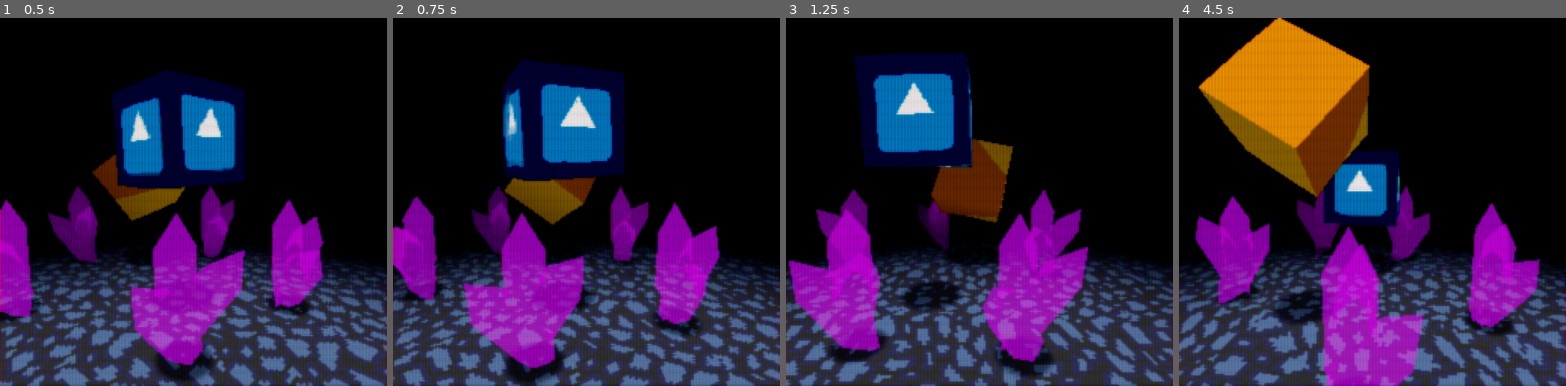
Above: before the commit, frames 1-4 (left to right).
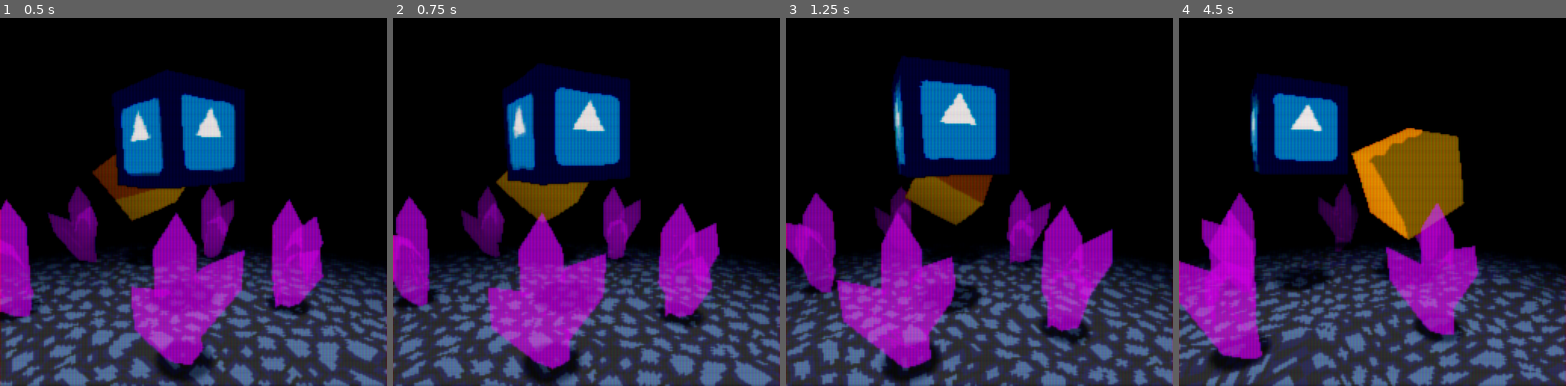
Above: after the commit, the same moments.

Repository: MenacingMecha/godot-psx-style-demo
Game: Godot game, scene res://post_process/post_process_blur.tscn
The game is run twice, just before and just after one commit, with the same random seed, the same clock (stepped at 60 frames per second) and the same inputs. The engine's default icon, where the game draws it, is replaced by a stand-in: a white triangle on a blue panel in a dark square.
Inputs:
- Up to frame 1 (0.5 s): no input
- Up to frame 2 (0.75 s): tap Enter (ui_accept) at 0.5, 0.6 s
- Up to frame 3 (1.25 s): tap Enter (ui_accept) at 0.77, 1.07 s
- Up to frame 4 (4.5 s): tap 2 (kb_2) at 1.35, 2.85, 4.35 s; tap Enter (ui_accept) at 1.52, 1.55, 1.82, 2.1, 3.02, 3.05, 3.32, 3.6, 3.77, 4.07 s

Frame 1 is identical in both runs. In frame 2, 30% of the frame differs, in the area x 0-100%, y 11-100%; in frame 3, 45%; in frame 4, 55%, in the area x 0-100%, y 0-100%.

Commit message:
Can now toggle camera and object movement with space

Diff:
--- a/world/orbit_camera.gd
+++ b/world/orbit_camera.gd
@@ -1,6 +1,9 @@
 extends Spatial
 
 export (float, 0, 3) var speed = 1
+export (bool) var rotate_camera = true
 
 func _process(delta):
-	rotate_y(1 * speed * delta)
+	if Input.is_action_just_pressed("ui_accept"):
+		rotate_camera = !rotate_camera
+	rotate_y(1 * speed * delta * float(rotate_camera))
--- a/world/spatial_sin_pan.gd
+++ b/world/spatial_sin_pan.gd
@@ -4,6 +4,7 @@
 export (float, 0, 100) var rotation_speed = 50
 export (float, -2, 2) var translation_distance = 0.5
 export (float, 0, 2) var translation_speed = 1
+export (bool) var should_update = true
 
 var time: float = 0
 var default_y: float = 0
@@ -15,17 +16,21 @@
 	shadow = get_node(shadow_path)
 
 func _physics_process(delta):
-	# funky movement
-	time += delta
-	custom_rotation += Vector3.ONE * delta * rotation_speed
-	translation.y = default_y - sin(time * translation_speed) * translation_distance
-	set_rotation_degrees(custom_rotation)
+	if Input.is_action_just_pressed("ui_accept"):
+		should_update = !should_update
 
-	# update shadow
-	var space_state = get_world().direct_space_state
-	# TODO: Magic number
-	var result = space_state.intersect_ray(translation, translation + Vector3(0, -100, 00))
-	if result:
-		if result.collider.name == "FloorBody":
-			var distance_from_ground = result.position - translation
-			shadow.update_shadow(translation, distance_from_ground.y)
+	if should_update:
+		# funky movement
+		time += delta
+		custom_rotation += Vector3.ONE * delta * rotation_speed
+		translation.y = default_y - sin(time * translation_speed) * translation_distance
+		set_rotation_degrees(custom_rotation)
+
+		# update shadow
+		var space_state = get_world().direct_space_state
+		# TODO: Magic number
+		var result = space_state.intersect_ray(translation, translation + Vector3(0, -100, 00))
+		if result:
+			if result.collider.name == "FloorBody":
+				var distance_from_ground = result.position - translation
+				shadow.update_shadow(translation, distance_from_ground.y)
Not shown, changed: README.md
